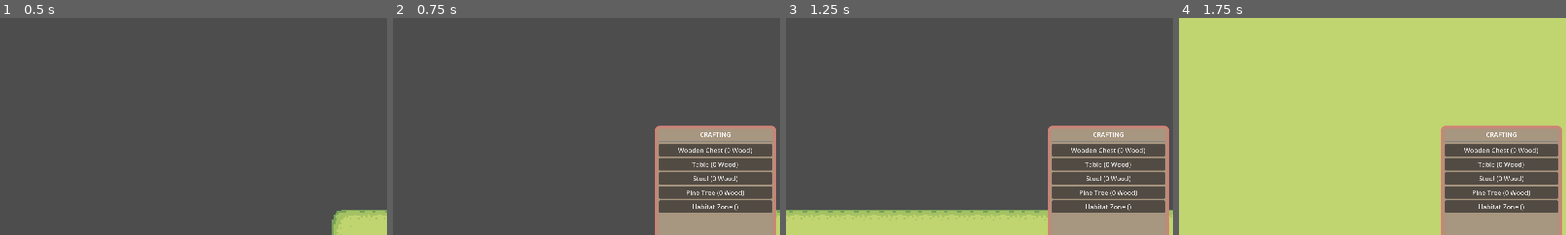
Above: before the commit, frames 1-4 (left to right).
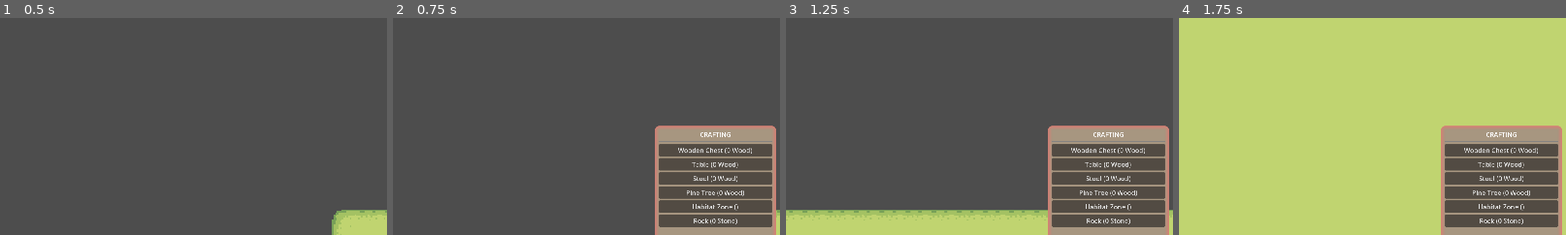
Above: after the commit, the same moments.

Repository: Cibelette/idydlle-New
Game: Godot game, scene res://Scenes/game.tscn
The game is run twice, just before and just after one commit, with the same random seed, the same clock (stepped at 60 frames per second) and the same inputs.
Inputs (mouse positions are % of the whole screen's width and height, from its top left):
- Up to frame 1 (0.5 s): no input
- Up to frame 2 (0.75 s): tap Enter at 0.5 s; move the mouse to (72, 45) at 0.52 s; hold D (move_right) from 0.53 s (still down); hold C (toggle_crafting) from 0.53 s (still down); click (72, 45) at 0.67 s
- Up to frame 3 (1.25 s): keep holding D (move_right); keep holding C (toggle_crafting)
- Up to frame 4 (1.75 s): move the mouse to (30, 55) at 1.27 s; release D (move_right) at 1.28 s; release C (toggle_crafting) at 1.28 s; hold S (move_down) from 1.28 s (still down); tap Mouse wheel up (zoom_in) at 1.35 s
The pictures show only the part of the screen within x 8-58%, y 7-57%; the shares and areas given below are measured in that part.

Frame 1 is identical in both runs. In frame 2, 1.7% of the frame differs, in the area x 68-98%, y 90-97%; in frame 3, 1.7%; in frame 4, 1.7%.

Commit message:
added rock furniture

Diff:
--- /dev/null
+++ b/Ressources/Furnitures/Rock.tres
@@ -0,0 +1,21 @@
+[gd_resource type="Resource" script_class="FurnitureData" format=3 uid="uid://0fav5j3gbedn"]
+
+[ext_resource type="Script" uid="uid://dqk5knegtkhqr" path="res://Scripts/FurnitureData.gd" id="1_flwae"]
+[ext_resource type="Texture2D" uid="uid://bes5p4jeu47ke" path="res://Assets/Objects/Basic Grass Biom things 1.png" id="2_5igdv"]
+
+[sub_resource type="AtlasTexture" id="AtlasTexture_qccti"]
+atlas = ExtResource("2_5igdv")
+region = Rect2(78.04471, 64.12015, 19.388771, 15.879852)
+
+[resource]
+script = ExtResource("1_flwae")
+name = "Rock"
+furniture_type = "Rock"
+costs = {
+"Stone": 0
+}
+texture = SubResource("AtlasTexture_qccti")
+resource_type = "Stone"
+produce_amount = 10
+produce_time = 10.0
+metadata/_custom_type_script = "uid://dqk5knegtkhqr"
--- a/Scenes/CraftingMenu.tscn
+++ b/Scenes/CraftingMenu.tscn
@@ -1,11 +1,13 @@
 [gd_scene format=3 uid="uid://cbnpygl4mn6ku"]
 
 [ext_resource type="Script" uid="uid://c8f4rgp52ih1w" path="res://Scripts/CraftingMenu.gd" id="1_script"]
+[ext_resource type="Script" uid="uid://dqk5knegtkhqr" path="res://Scripts/FurnitureData.gd" id="2_4hqpc"]
 [ext_resource type="Resource" uid="uid://wj6fik6b7w5s" path="res://Ressources/Furnitures/Chest.tres" id="2_chest"]
 [ext_resource type="Resource" uid="uid://b0xqis5eqyghh" path="res://Ressources/Furnitures/Table.tres" id="3_table"]
 [ext_resource type="Resource" uid="uid://c6u6vphfkp0qr" path="res://Ressources/Furnitures/Stool.tres" id="4_stool"]
 [ext_resource type="Resource" uid="uid://c7m5yq1p8j3v2" path="res://Ressources/Furnitures/tree.tres" id="5_tree"]
 [ext_resource type="Resource" path="res://Ressources/Furnitures/HabitatZone.tres" id="6_zone"]
+[ext_resource type="Resource" uid="uid://0fav5j3gbedn" path="res://Ressources/Furnitures/Rock.tres" id="8_ac4yu"]
 
 [sub_resource type="StyleBoxFlat" id="StyleBoxFlat_0ka71"]
 bg_color = Color(0.6554657, 0.58961415, 0.50203437, 1)
@@ -29,7 +31,7 @@
 grow_vertical = 2
 mouse_filter = 2
 script = ExtResource("1_script")
-craftable_items = Array[Resource("res://Scripts/FurnitureData.gd")]([ExtResource("2_chest"), ExtResource("3_table"), ExtResource("4_stool"), ExtResource("5_tree"), ExtResource("6_zone")])
+craftable_items = Array[ExtResource("2_4hqpc")]([ExtResource("2_chest"), ExtResource("3_table"), ExtResource("4_stool"), ExtResource("5_tree"), ExtResource("6_zone"), ExtResource("8_ac4yu")])
 
 [node name="OpenButton" type="Button" parent="." unique_id=801116239]
 layout_mode = 1
--- a/Scripts/Creature.gd
+++ b/Scripts/Creature.gd
@@ -76,10 +76,6 @@
 			if alt_label:
 				alt_label.text = text
 
-func _on_timer_timeout():
-	if data:
-		# The timer now only handles sounds/flavor text
-		print(data.species_name, " dit : ", data.sound_text)
 
 func produce_from_source(source: Node2D):
 	if not data or not source: return
